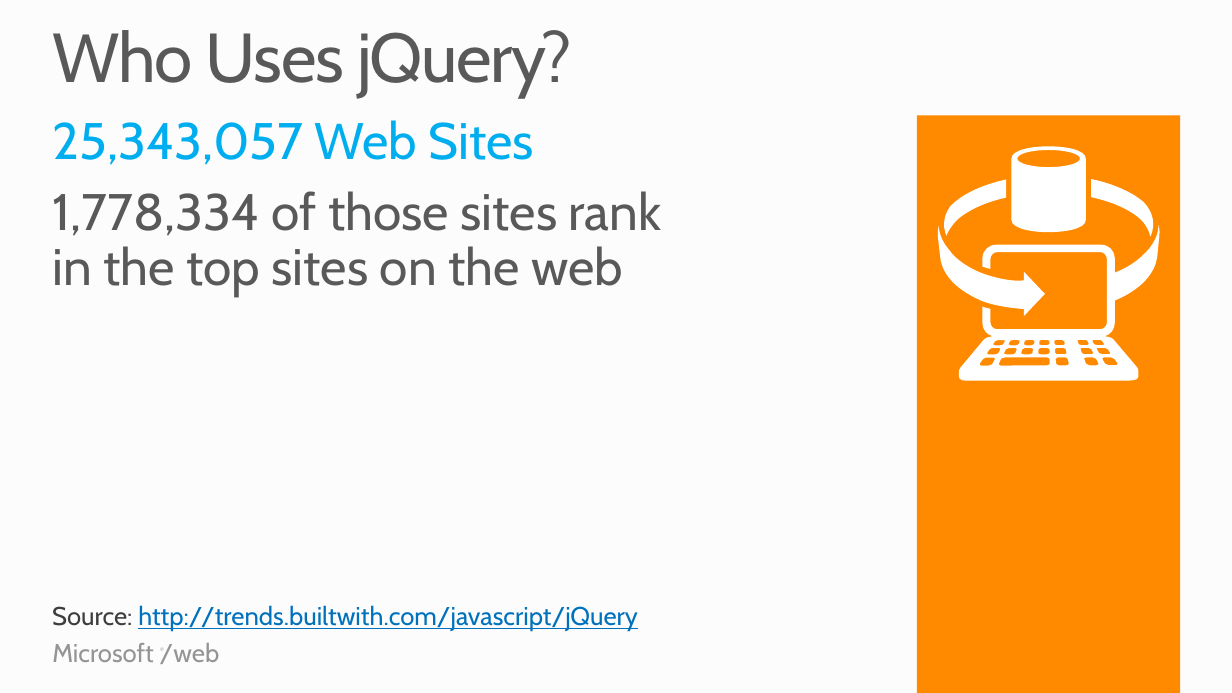
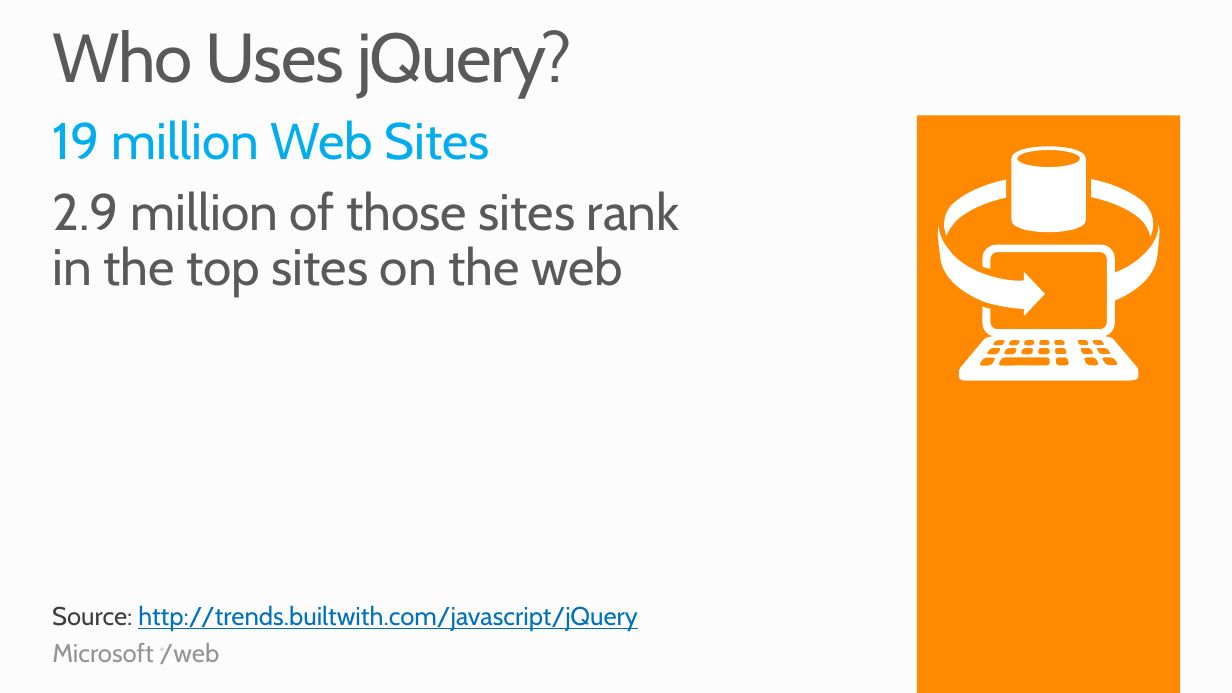
Before and after one commit to Microsoft-Web/PRESENTATION-HTML5andjQuery, a slide deck: slide 16 of HTML5andjQuery.pptx. Drawn at 1232x693 pixels with LibreOffice and Linux fonts; fonts in the diff are those of the drawing. Boxes give left, top, right and bottom in pixels: in the first picture for what was removed or moved away, otherwise in the second. Text is boxed around its words. In the diff, an @@ line names an element or a change of style, - is before the commit and + after.

```diff
--- a/HTML5andjQuery.pptx
+++ b/HTML5andjQuery.pptx
@@ text at (52, 120, 679, 296): text changed @@
-25,343,057 Web Sites
-1,778,334 of those sites rank
-in the top sites on the web
+19 million Web Sites
+2.9 million of those sites rank
+in the top sites on the web
```
Also in this commit, not shown: 5 slides added.
